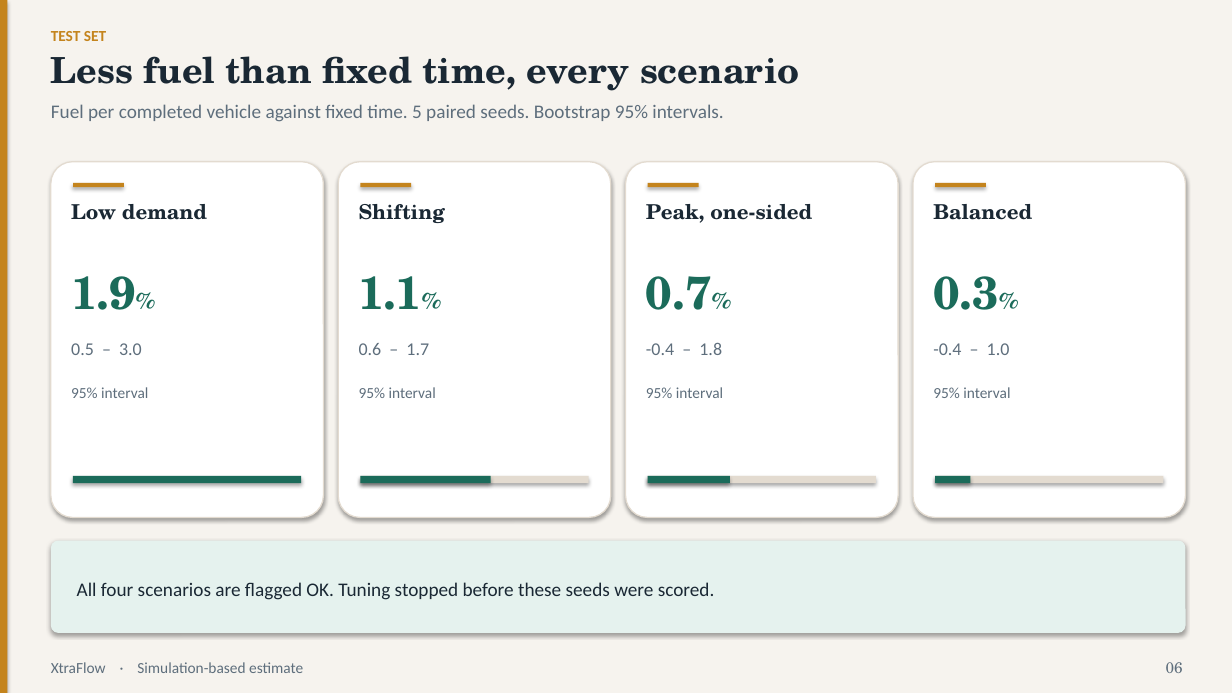
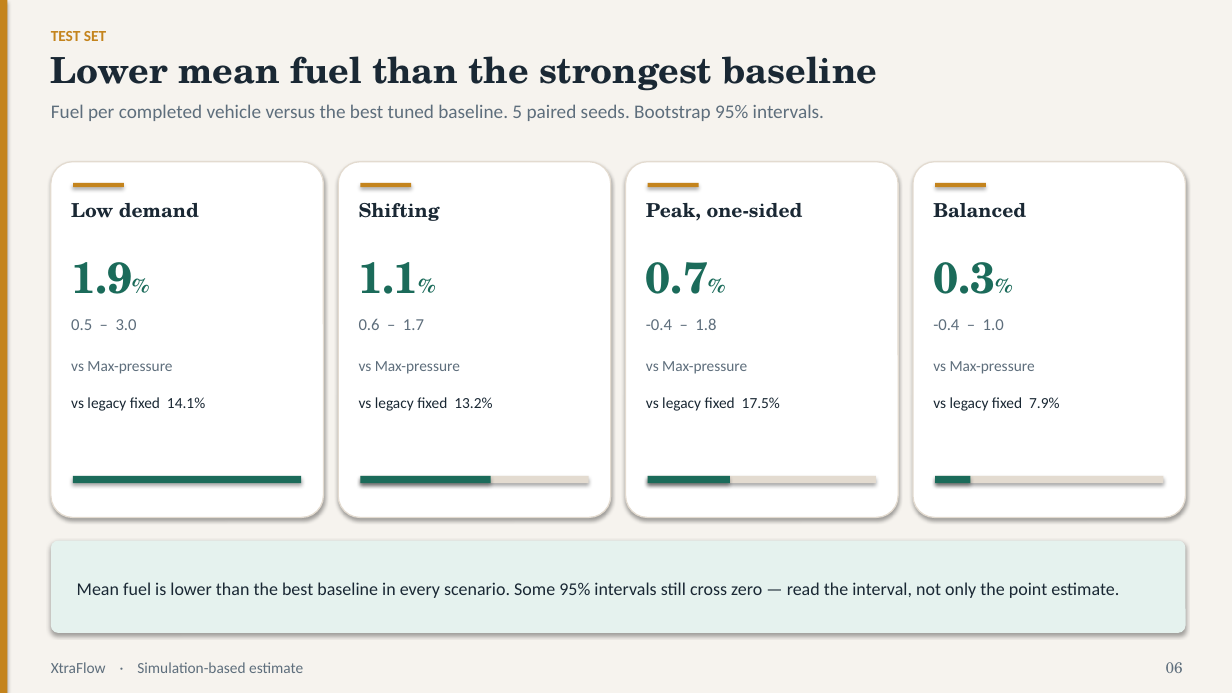
Before and after one commit to couder-04/XtraFlow, a slide deck: slide 6 of results/deck.pptx. Drawn at 1232x693 pixels with LibreOffice and Linux fonts; fonts in the diff are those of the drawing. Boxes give left, top, right and bottom in pixels: in the first picture for what was removed or moved away, otherwise in the second. Text is boxed around its words. In the diff, an @@ line names an element or a change of style, - is before the commit and + after.

Commit message:
Fix deck claims and regenerate the presentation from locked results.
Lead with vs-best-baseline headlines, report the published 5-seed TEST scope, and drop empty grid numbers.

```diff
--- a/results/deck.pptx
+++ b/results/deck.pptx
@@ text at <box>51,56,877,91</box>: text changed @@
-Less fuel than fixed time, every scenario
+Lower mean fuel than the strongest baseline
@@ text at <box>51,104,824,121</box>: text changed @@
-Fuel per completed vehicle against fixed time. 5 paired seeds. Bootstrap 95% intervals.
+Fuel per completed vehicle versus the best tuned baseline. 5 paired seeds. Bootstrap 95% intervals.
@@ size 16 to 15 pt in 4 elements at <box>71,203,199,218</box>, <box>359,203,440,221</box>, <box>646,203,803,221</box>, <box>933,203,1026,218</box> @@
@@ text "1.9%": place and size @@
-text "1.9%" at <box>71,276,136,310</box>
+text "1.9%" at <box>71,262,132,294</box>
@@ text "1.9%" at <box>71,262,132,294</box>: size 36 to 34 pt, size 18 to 16 pt in "1.9%" @@
@@ text "1.1%": place and size @@
-text "1.1%" at <box>359,276,422,310</box>
+text "1.1%" at <box>359,262,419,294</box>
@@ text "1.1%" at <box>359,262,419,294</box>: size 36 to 34 pt, size 18 to 16 pt in "1.1%" @@
@@ text "0.7%": place and size @@
-text "0.7%" at <box>646,276,712,310</box>
+text "0.7%" at <box>646,262,708,294</box>
@@ text "0.7%" at <box>646,262,708,294</box>: size 36 to 34 pt, size 18 to 16 pt in "0.7%" @@
@@ text "0.3%": place and size @@
-text "0.3%" at <box>933,276,999,310</box>
+text "0.3%" at <box>933,262,995,294</box>
@@ text "0.3%" at <box>933,262,995,294</box>: size 36 to 34 pt, size 18 to 16 pt in "0.3%" @@
@@ text "0.5 – 3.0": place and size @@
-text "0.5 – 3.0" at <box>71,343,142,355</box>
+text "0.5 – 3.0" at <box>71,319,137,330</box>
@@ text "0.6 – 1.7": place and size @@
-text "0.6 – 1.7" at <box>359,343,429,355</box>
+text "0.6 – 1.7" at <box>359,318,424,330</box>
@@ text "-0.4 – 1.8": place and size @@
-text "-0.4 – 1.8" at <box>646,343,722,355</box>
+text "-0.4 – 1.8" at <box>646,318,716,330</box>
@@ size 14 to 13 pt in 4 elements at <box>71,319,137,330</box>, <box>359,318,424,330</box>, <box>646,318,716,330</box>, <box>933,319,1004,330</box> @@
@@ text "-0.4 – 1.0": place and size @@
-text "-0.4 – 1.0" at <box>933,343,1010,355</box>
+text "-0.4 – 1.0" at <box>933,319,1004,330</box>
@@ text removed at <box>71,387,148,398</box> @@
-95% interval
@@ text added at <box>71,361,172,374</box>, 12 pt, text #5E6E7C @@
+vs Max-pressure
@@ text removed at <box>359,387,436,398</box> @@
-95% interval
@@ text added at <box>359,361,460,374</box>, 12 pt, text #5E6E7C @@
+vs Max-pressure
@@ text removed at <box>646,387,723,398</box> @@
-95% interval
@@ text added at <box>646,361,747,374</box>, 12 pt, text #5E6E7C @@
+vs Max-pressure
@@ text removed at <box>933,387,1010,398</box> @@
-95% interval
@@ text added at <box>933,361,1035,374</box>, 12 pt, text #5E6E7C @@
+vs Max-pressure
@@ text added at <box>71,397,205,411</box>, 12 pt, text #1A2834 @@
+vs legacy fixed 14.1%
@@ text added at <box>359,397,492,411</box>, 12 pt, text #1A2834 @@
+vs legacy fixed 13.2%
@@ text added at <box>646,397,780,411</box>, 12 pt, text #1A2834 @@
+vs legacy fixed 17.5%
@@ text added at <box>933,397,1059,411</box>, 12 pt, text #1A2834 @@
+vs legacy fixed 7.9%
@@ text at <box>77,582,1119,598</box>: text changed; size 15 to 14 pt @@
-All four scenarios are flagged OK. Tuning stopped before these seeds were scored.
+Mean fuel is lower than the best baseline in every scenario. Some 95% intervals still cross zero — read the interval, not only the point estimate.
```
Also in this commit, not shown: 8 other slides changed, 3 slides added, 1 slide removed, 1 other file.
